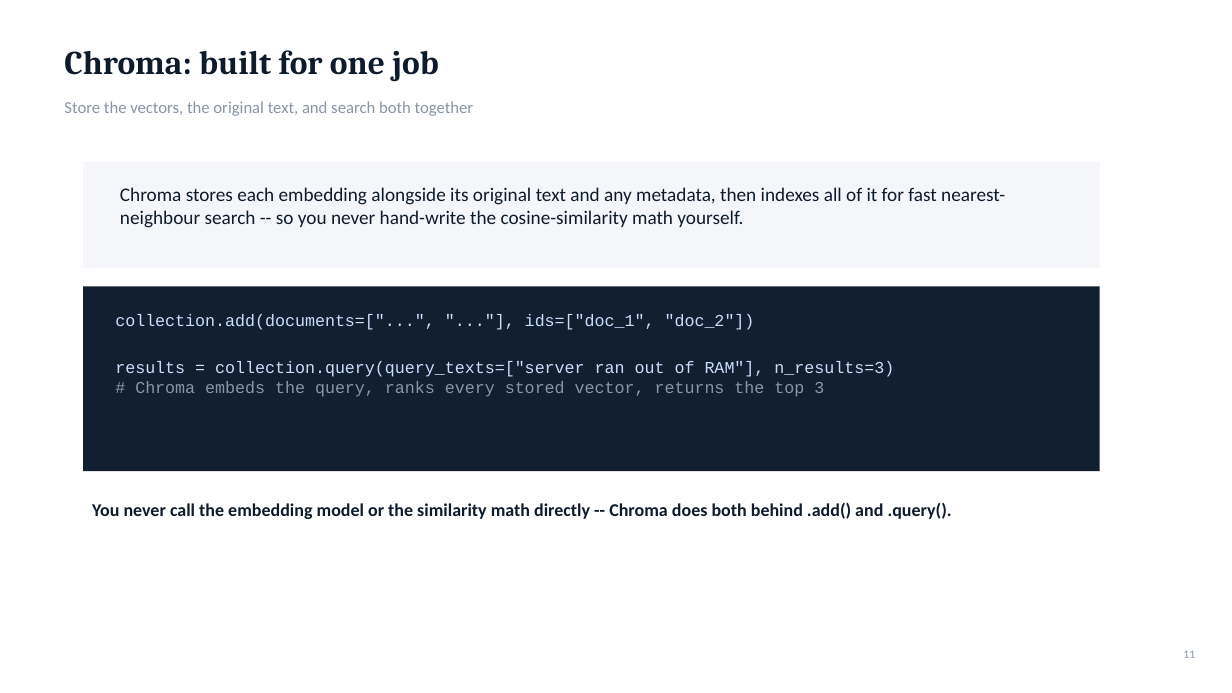
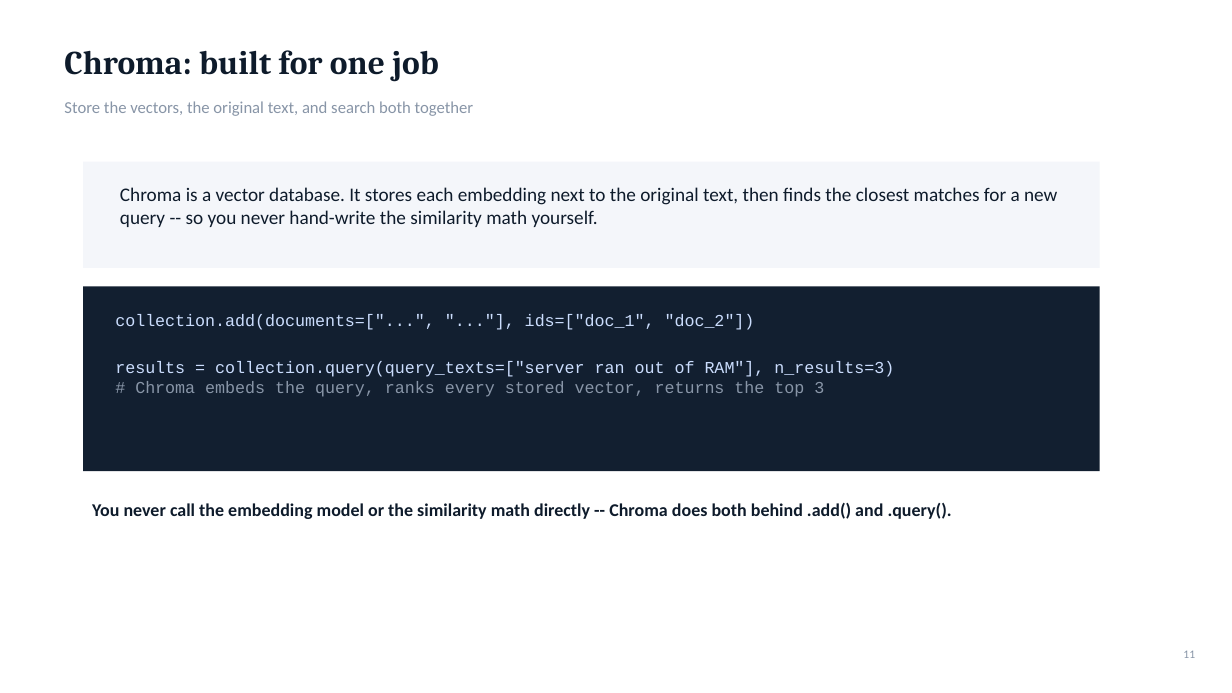
Before and after one commit to mayurb99/Agentic-AI-Series, a slide deck: slide 11 of lecture2/L2_Embeddings_VectorDatabases_DevOps.pptx. Drawn at 1232x693 pixels with LibreOffice and Linux fonts; fonts in the diff are those of the drawing. Boxes give left, top, right and bottom in pixels: in the first picture for what was removed or moved away, otherwise in the second. Text is boxed around its words. In the diff, an @@ line names an element or a change of style, - is before the commit and + after.

```diff
--- a/lecture2/L2_Embeddings_VectorDatabases_DevOps.pptx
+++ b/lecture2/L2_Embeddings_VectorDatabases_DevOps.pptx
@@ text at <box>120,187,1057,227</box>: text changed @@
-Chroma stores each embedding alongside its original text and any metadata, then indexes all of it for fast nearest-neighbour search -- so you never hand-write the cosine-similarity math yourself.
+Chroma is a vector database. It stores each embedding next to the original text, then finds the closest matches for a new query -- so you never hand-write the similarity math yourself.
```
Also in this commit, not shown: 18 other slides changed, 3 slides added, 3 slides removed, 3 other files.
